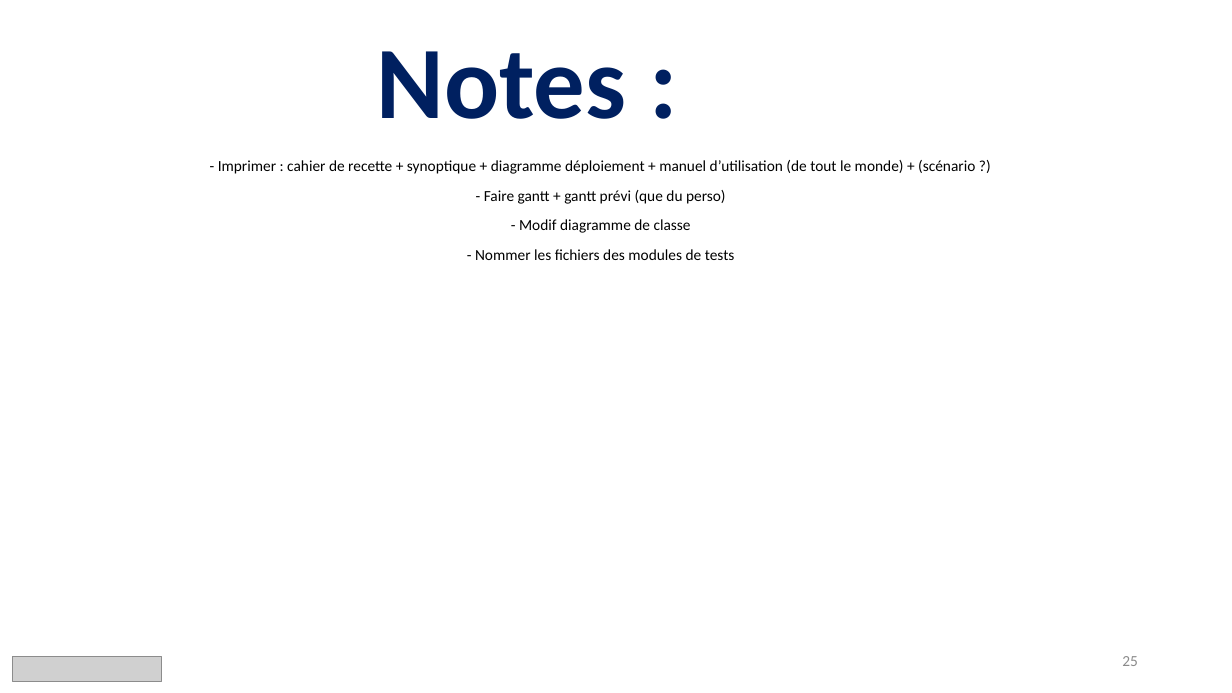
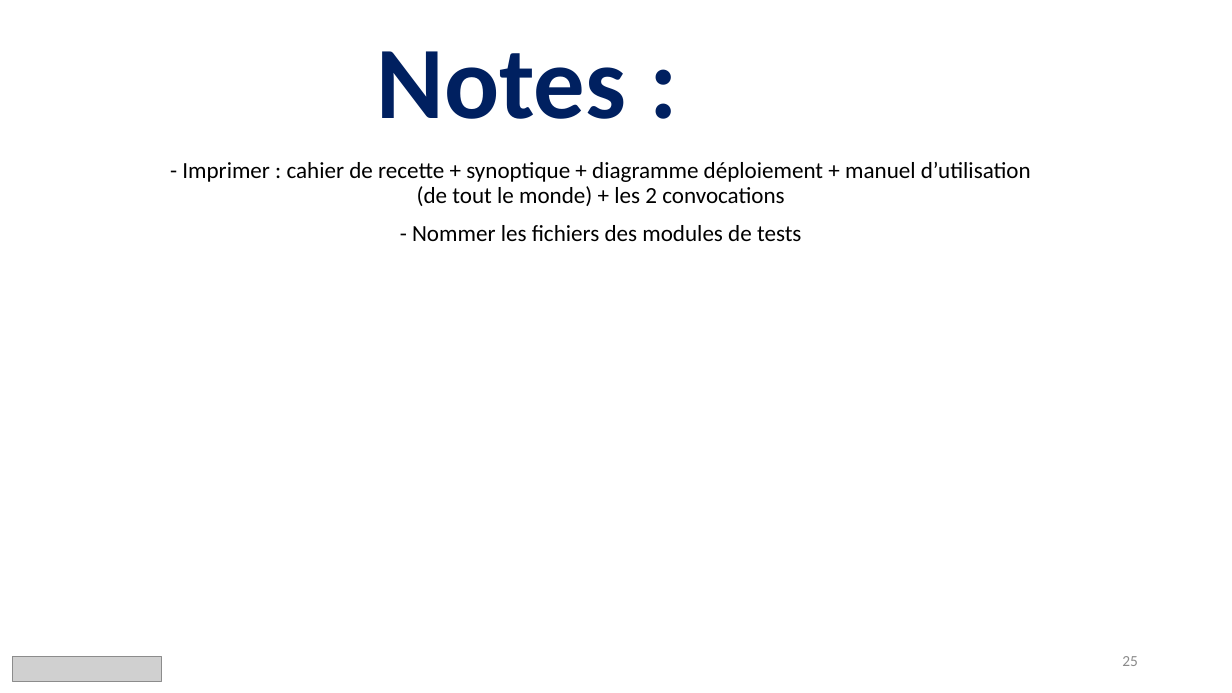
Before and after one commit to LeducJean/ProjetDMX, a slide deck: slide 25 of documentation/oral/Diapo projetDMX.pptx. Drawn at 1232x693 pixels with LibreOffice and Linux fonts; fonts in the diff are those of the drawing; grey boxes stand for pictures. Boxes give left, top, right and bottom in pixels: in the first picture for what was removed or moved away, otherwise in the second. Text is boxed around its words. In the diff, an @@ line names an element or a change of style, - is before the commit and + after.

Commit message:
maj diagramme d'exigence et classe et diapo

```diff
--- a/documentation/oral/Diapo projetDMX.pptx
+++ b/documentation/oral/Diapo projetDMX.pptx
@@ subtitle at bbox=[182, 162, 1031, 206]: text changed; size 12 to 18 pt @@
-- Imprimer : cahier de recette + synoptique + diagramme déploiement + manuel d’utilisation (de tout le monde) + (scénario ?)
-- Faire gantt + gantt prévi (que du perso)
-- Modif diagramme de classe
+- Imprimer : cahier de recette + synoptique + diagramme déploiement + manuel d’utilisation (de tout le monde) + les 2 convocations
@@ subtitle at bbox=[412, 225, 801, 241]: size 12 to 18 pt in "- Nommer les fichiers des modules de ..." @@
```
Also in this commit, not shown: 4 other slides changed, 1 slide added, 1 slide removed, 10 other files.
